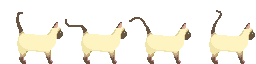
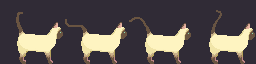
Comparing the layer stacks of the two 256x64 images. Changes:
showed "图层 1", painted on it over box(0, 0, 256, 64)
